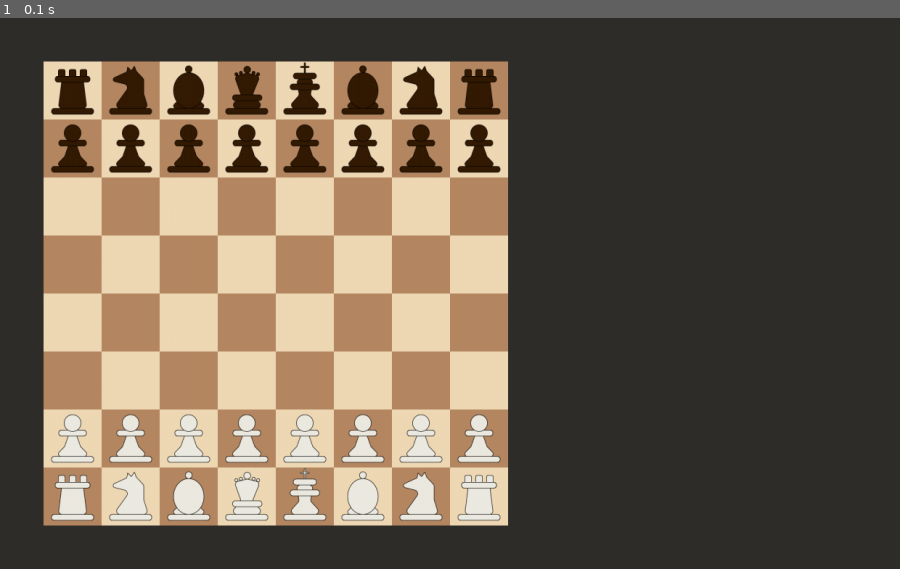
Above: before the commit, frame 1.
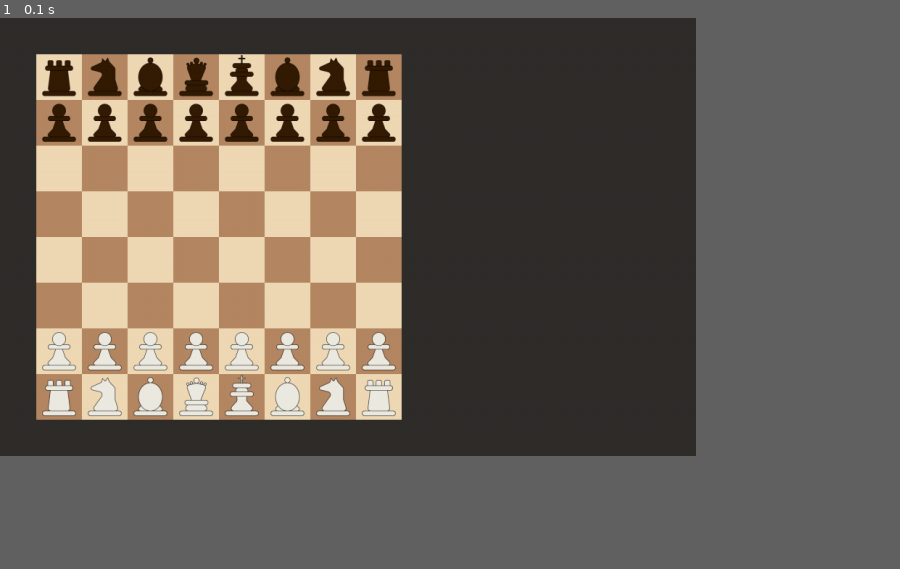
Above: after the commit, the same moment.

Repository: yudur/chess-pygame
Game: pygame game, started from src/main.py
Two runs of this game, one before a commit and one after it. Both use one fixed random seed, a clock stepped at 60 frames per second and the inputs below.
Inputs:
- Up to frame 1 (0.1 s): no input
In our replay, the window is 900x551 before the commit and 696x438 after it. These sizes can differ from the game's own. Grey fills any space a smaller window leaves; there, only what the larger window draws over its background counts as a difference.

The runs differ from the first frame. In frame 1, 35% of the frame differs, in the area x 4-57%, y 6-93%.

Commit message:
feat: implement image caching for piece rendering
- Add ImageCache utility to cache images in memory
- Update PieceRenderer to use cache instead of reload from disk
- Improves performance by reducing disk I/O

Diff:
--- a/src/core/game.py
+++ b/src/core/game.py
@@ -9,6 +9,8 @@
 class GameApp:
     def __init__(self):
         pygame.init()
+        settings.initialize_display_settings()
+
         self.screen = pygame.display.set_mode((settings.WIDTH, settings.HEIGHT))
         self.clock = pygame.time.Clock()
         self.running = True
--- a/src/ui/piece_renderer.py
+++ b/src/ui/piece_renderer.py
@@ -1,16 +1,13 @@
 import pygame
 from src.chess.pieces.piece import Piece
 from src.utils import settings
-
-COLORS = {
-    "white": "white/w_",
-    "black": "black/b_",
-}
+from src.utils.image_cache import ImageCache
 
 
 class PieceRenderer:
     def __init__(self):
         self.img = None
+        self.image_cache = ImageCache()
 
     def draw(self, screen: pygame.Surface, piece: Piece):
         row, col = piece.position
@@ -23,21 +20,17 @@
             + settings.START_GRID_BOARD_POS[1],
         )
 
-        self.img = pygame.image.load(
-            f"{settings.PIECES_PATH / COLORS[piece.color]}{piece.kind.title()}.png"
-        ).convert_alpha()
-        self.img = pygame.transform.smoothscale(
-            self.img, (settings.TILESIZE, settings.TILESIZE)
+        self.img = self.image_cache.get(
+            f"{settings.PIECES_PATH / settings.PIECES_COLOR[piece.color]}{piece.kind.title()}.png",
+            (settings.TILESIZE, settings.TILESIZE),
         )
         screen.blit(self.img, self.img.get_rect(center=center))
 
     def draw_at(self, screen: pygame.Surface, piece: Piece, center: tuple[int, int]):
         """Draw the given piece centered at an arbitrary pixel position (used for drag-and-drop)."""
 
-        self.img = pygame.image.load(
-            f"{settings.PIECES_PATH / COLORS[piece.color]}{piece.kind.title()}.png"
-        ).convert_alpha()
-        self.img = pygame.transform.smoothscale(
-            self.img, (settings.TILESIZE, settings.TILESIZE)
+        self.img = self.image_cache.get(
+            f"{settings.PIECES_PATH / settings.PIECES_COLOR[piece.color]}{piece.kind.title()}.png",
+            (settings.TILESIZE, settings.TILESIZE),
         )
         screen.blit(self.img, self.img.get_rect(center=center))
--- /dev/null
+++ b/src/utils/image_cache.py
@@ -0,0 +1,15 @@
+import pygame
+
+
+class ImageCache:
+    def __init__(self):
+        self._cache = {}
+
+    def get(self, path: str, size: tuple[int, int] = None) -> pygame.Surface:
+        key = (path, size)
+        if key not in self._cache:
+            img = pygame.image.load(path).convert_alpha()
+            if size:
+                img = pygame.transform.smoothscale(img, size)
+            self._cache[key] = img
+        return self._cache[key]
--- a/src/utils/settings.py
+++ b/src/utils/settings.py
@@ -1,12 +1,21 @@
 from pathlib import Path
+import pygame
 
+GRID_SIZE = 8
 
-TILESIZE = 80
-WIDTH = TILESIZE * 8 + 600
-HEIGHT = TILESIZE * 8 + 120
+# Base design values (used to scale to the current display)
+BASE_TILESIZE = 70
+BASE_SIDEBAR_WIDTH = 500
+BASE_SIDEBAR_HEIGHT = 110
+BASE_START_GRID_BOARD_POS = (55, 55)
+
+# Default values (will be updated after pygame.init())
+TILESIZE = BASE_TILESIZE
+WIDTH = TILESIZE * GRID_SIZE + BASE_SIDEBAR_WIDTH
+HEIGHT = TILESIZE * GRID_SIZE + BASE_SIDEBAR_HEIGHT
 FPS = 60
 
-START_GRID_BOARD_POS = (60, 60)
+START_GRID_BOARD_POS = BASE_START_GRID_BOARD_POS
 
 BACKGROUND_COLOR_RGB = (48, 46, 43)
 
@@ -16,3 +25,33 @@
 
 ASSETS_PATH = Path(__file__).parent.parent.parent / "assets"
 PIECES_PATH = ASSETS_PATH / "images" / "pieces"
+
+PIECES_COLOR = {
+    "white": "white\\w_",
+    "black": "black\\b_",
+}
+
+
+def initialize_display_settings():
+    """Initialize screen constants ONCE after pygame.init()."""
+    global TILESIZE, WIDTH, HEIGHT, START_GRID_BOARD_POS
+
+    info = pygame.display.Info()
+    max_w = int(info.current_w * 0.9)
+    max_h = int(info.current_h * 0.85)
+
+    base_width = BASE_TILESIZE * GRID_SIZE + BASE_SIDEBAR_WIDTH
+    base_height = BASE_TILESIZE * GRID_SIZE + BASE_SIDEBAR_HEIGHT
+
+    scale = min(max_w / base_width, max_h / base_height)
+
+    TILESIZE = max(1, int(BASE_TILESIZE * scale))
+    sidebar_width = int(BASE_SIDEBAR_WIDTH * scale)
+    sidebar_height = int(BASE_SIDEBAR_HEIGHT * scale)
+
+    WIDTH = TILESIZE * GRID_SIZE + sidebar_width
+    HEIGHT = TILESIZE * GRID_SIZE + sidebar_height
+    START_GRID_BOARD_POS = (
+        int(BASE_START_GRID_BOARD_POS[0] * scale),
+        int(BASE_START_GRID_BOARD_POS[1] * scale),
+    )
